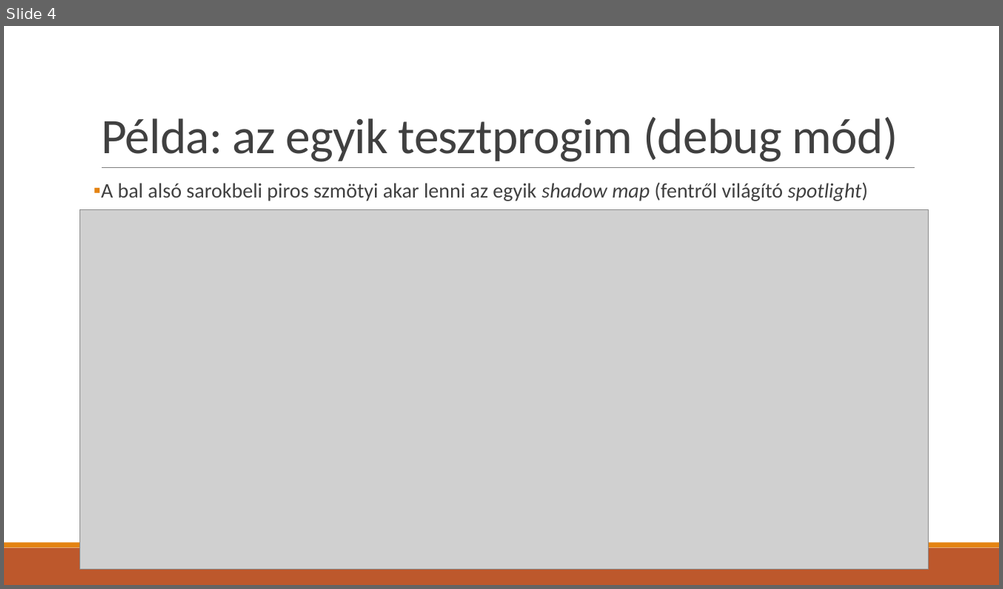
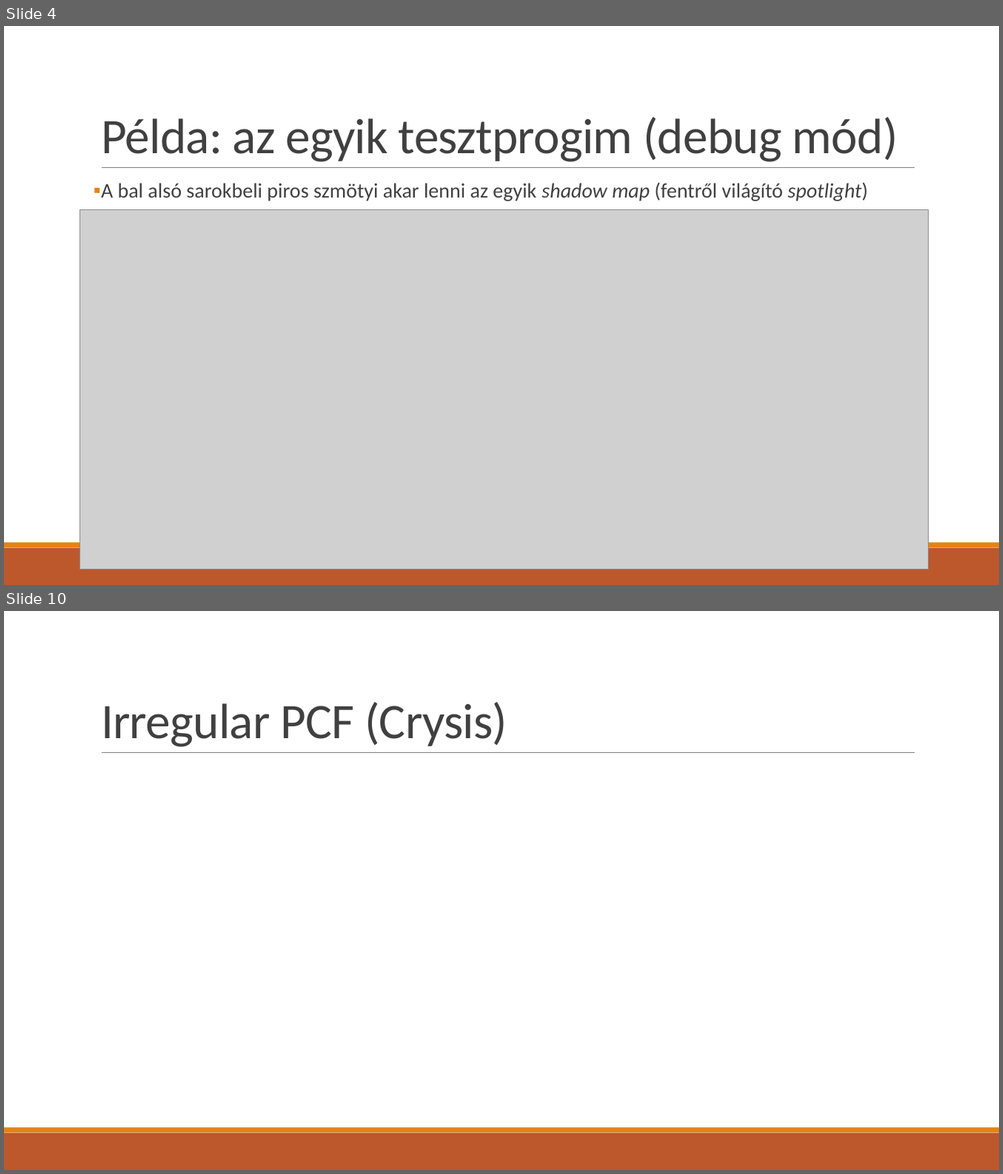
Before and after one commit to asylum2010/Asylum-s-ELTE-Exercises, a slide deck: GFX_EA_02.pptx. Shown one above the other, each under a label of ours: slide 4 before the commit, slides 4 and 10 after it; the slides between them are not shown. The pictures are 1003x589 and 1003x1174 pixels, drawn with LibreOffice and Linux fonts; fonts in the diff are those of the drawing; grey boxes stand for pictures. Boxes give left, top, right and bottom in pixels: in the first picture for what was removed or moved away, otherwise in the second. Text is boxed around its words. In the diff, an @@ line names an element or a change of style, - is before the commit and + after.

```diff
--- a/GFX_EA_02.pptx
+++ b/GFX_EA_02.pptx
@@ slide 10 added at box(4, 611, 999, 1170), background #FFFFFF; not listed: 3 template elements that a slide beside it also shows @@
@@ title added at box(101, 702, 507, 747), 48 pt, text #404040 @@
+Irregular PCF (Crysis)
```
Also in this commit, not shown: 1 slide changed, 5 other slides added, 1 slide removed, 1 other file.
